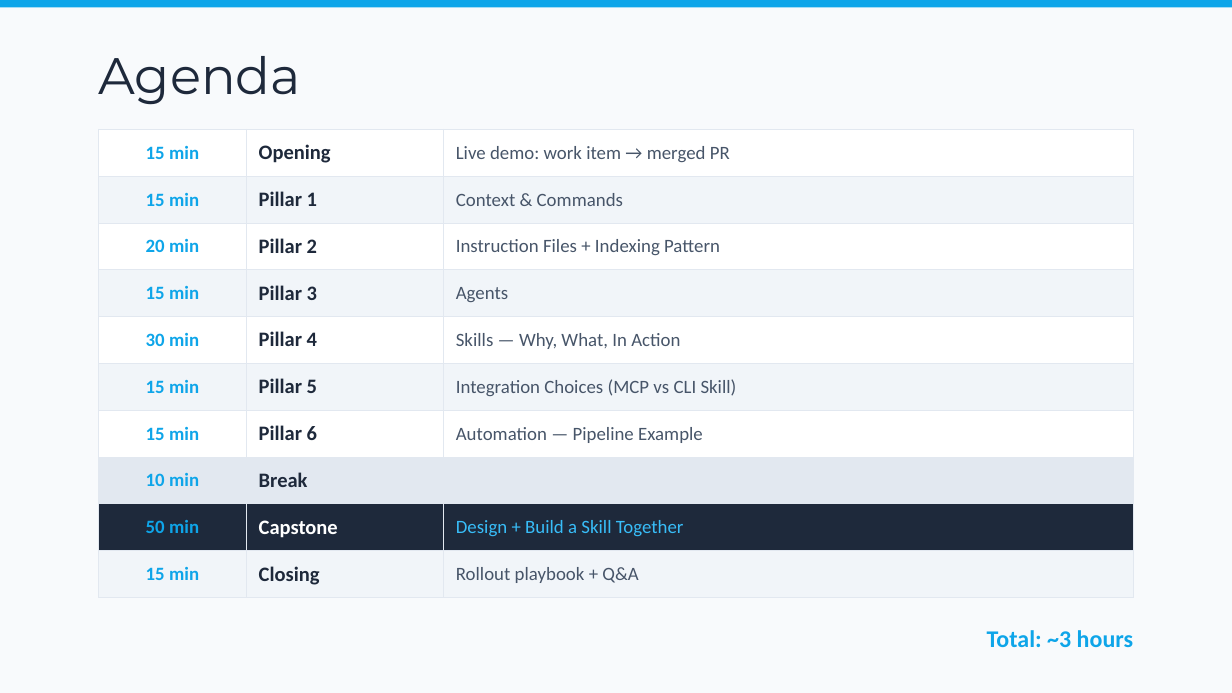
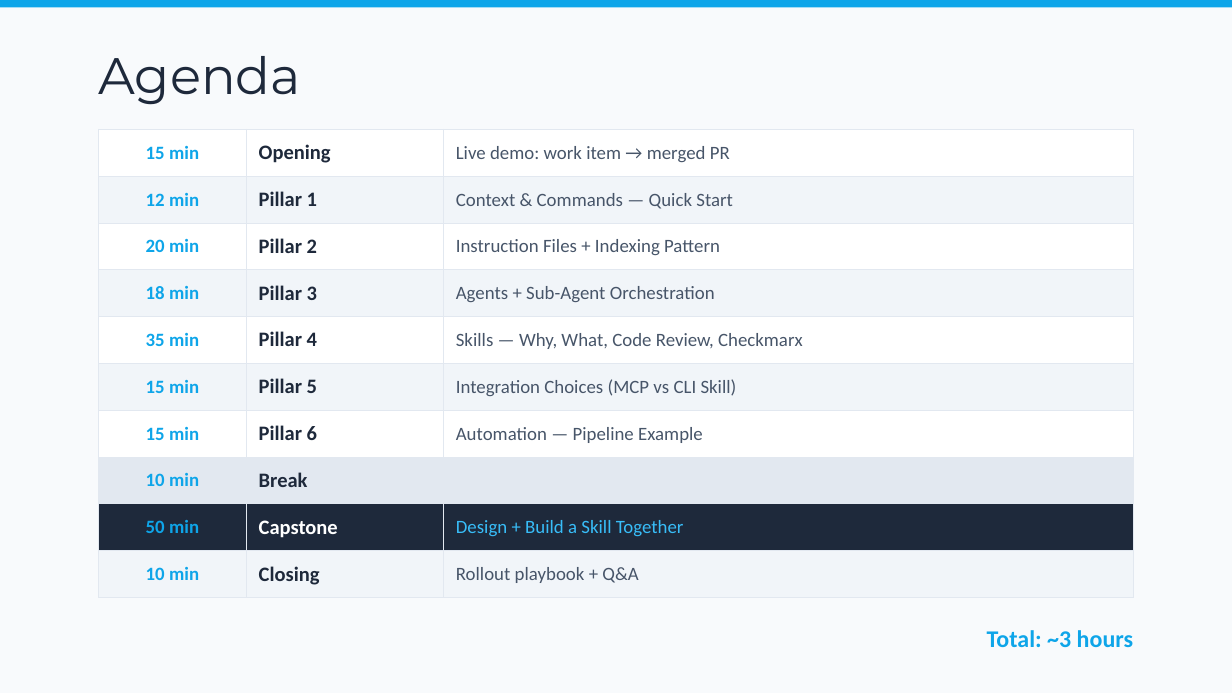
Before and after one commit to bubuding0809/copilot-cli-for-beginners, a slide deck: slide 4 of WORKSHOP-PRESENTATION.pptx. Drawn at 1232x693 pixels with LibreOffice and Linux fonts; fonts in the diff are those of the drawing. Boxes give left, top, right and bottom in pixels: in the first picture for what was removed or moved away, otherwise in the second. Text is boxed around its words. In the diff, an @@ line names an element or a change of style, - is before the commit and + after.

```diff
--- a/WORKSHOP-PRESENTATION.pptx
+++ b/WORKSHOP-PRESENTATION.pptx
@@ table at box(99, 129, 1133, 589) @@
-row 2, column 1: 15 min
+row 2, column 1: 12 min
-row 2, column 3: Context & Commands
+row 2, column 3: Context & Commands — Quick Start
-row 4, column 1: 15 min
+row 4, column 1: 18 min
-row 4, column 3: Agents
+row 4, column 3: Agents + Sub-Agent Orchestration
-row 5, column 1: 30 min
+row 5, column 1: 35 min
-row 5, column 3: Skills — Why, What, In Action
+row 5, column 3: Skills — Why, What, Code Review, Checkmarx
-row 10, column 1: 15 min
+row 10, column 1: 10 min
```
Also in this commit, not shown: 6 other slides changed, 2 slides added.
